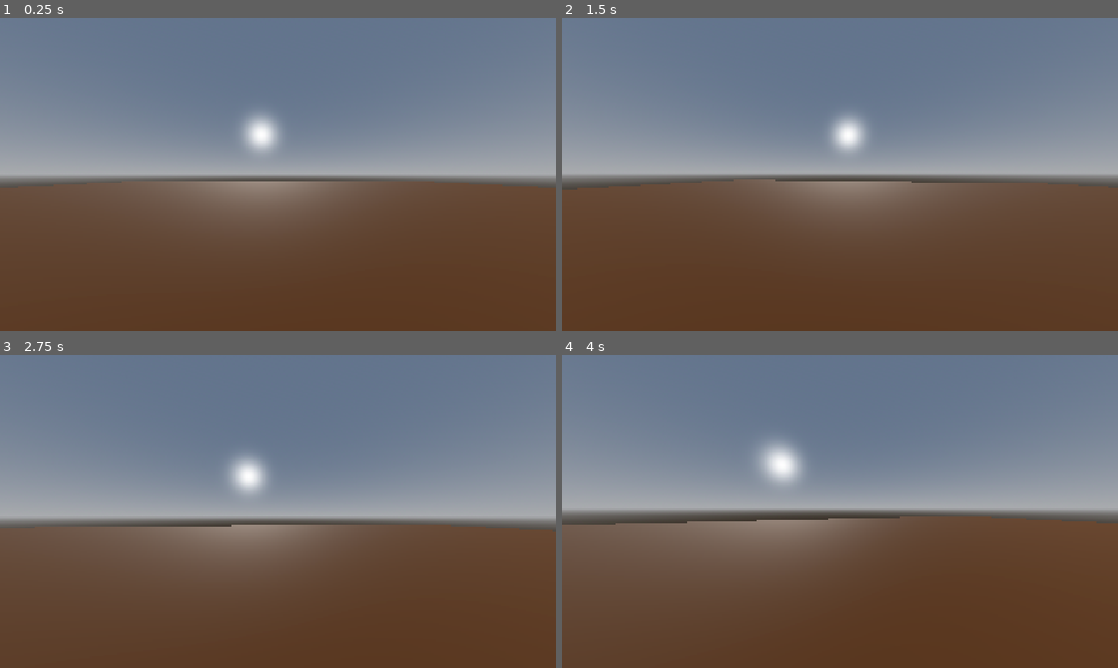
Above: before the commit, frames 1-4 (two rows, left to right).
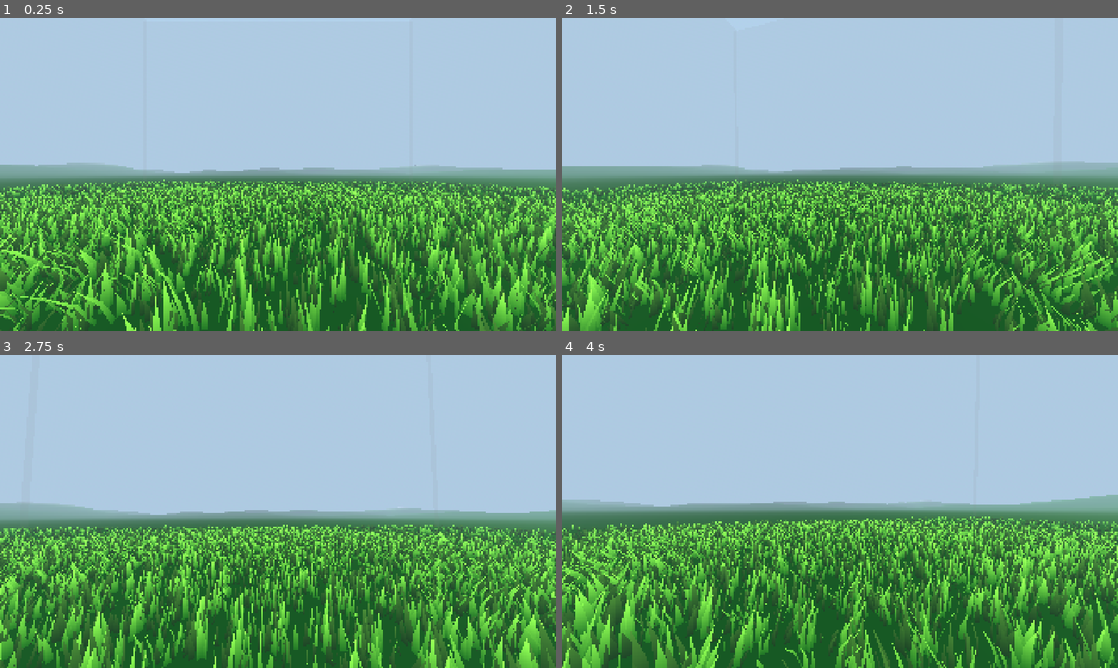
Above: after the commit, the same moments.

Repository: Error403Allowed/Rebound
Game: Godot game, scene res://Scenes/main.tscn
Same seed, same stepped clock (60 frames per second), same inputs: the game is played once before the commit and once after it.
Inputs (mouse positions are in pixels of both pictures, inside the frame that each line leads up to):
- Up to frame 1 (0.25 s): no input
- Up to frame 2 (1.5 s): tap Enter at 0.5 s; move the mouse to (867, 174) at 0.52 s; hold Shift 0.53-1.28 s; hold W from 0.53 s (still down); click (867, 174) at 0.67 s; tap Space at 0.77 s; move the mouse to (812, 174) at 1.27 s; tap R at 1.35 s
- Up to frame 3 (2.75 s): keep holding W; tap Space at 1.52 s; move the mouse to (289, 505) at 2.02 s; tap 1 at 2.1 s
- Up to frame 4 (4 s): keep holding W; move the mouse to (834, 517) at 2.77 s; tap 2 at 2.85 s; click (834, 517) at 2.92 s; tap Space at 3.02, 3.77 s; move the mouse to (878, 514) at 3.52 s; tap 3 at 3.6 s

The runs differ from the first frame. In frame 1, 99% of the frame differs, in the area x 0-100%, y 0-100%; in frame 2, 99%; in frame 3, 99%; in frame 4, 99%.

Commit message:
v1.0 setup of world+scenery+grass

Diff:
--- /dev/null
+++ b/Scenes/grass.gd
@@ -0,0 +1,118 @@
+extends Node3D
+
+@export var grass_material: ShaderMaterial
+@export var area_size := 70.0
+@export var chunk_size := 10.0
+@export var world_size := 65.0       # must match the World script
+@export var edge_margin := 0.3
+
+@export_group("Near layer (detailed)")
+@export var near_spacing := 0.35
+@export var near_fade_start := 14.0
+@export var near_fade_end := 22.0
+@export var near_blades := 7
+
+@export_group("Far layer (cheap)")
+@export var far_spacing := 0.9
+@export var far_grow_start := 14.0   # same band as the near fade, so they swap in place
+@export var far_grow_end := 22.0
+@export var far_fade_start := 40.0
+@export var far_fade_end := 50.0
+@export var far_blades := 4
+
+
+func _ready() -> void:
+	var near_mesh := make_tuft(near_blades, 0.25, 0.3, 0.6, 0.03, 0.05, true)
+	var far_mesh := make_tuft(far_blades, 0.5, 0.3, 0.6, 0.05, 0.08, false)
+
+	# each layer gets its own copy of the material with its own fade distances
+	var near_mat := grass_material.duplicate() as ShaderMaterial
+	near_mat.set_shader_parameter("grow_start", -10.0)
+	near_mat.set_shader_parameter("grow_end", -5.0)
+	near_mat.set_shader_parameter("fade_start", near_fade_start)
+	near_mat.set_shader_parameter("fade_end", near_fade_end)
+
+	var far_mat := grass_material.duplicate() as ShaderMaterial
+	far_mat.set_shader_parameter("grow_start", far_grow_start)
+	far_mat.set_shader_parameter("grow_end", far_grow_end)
+	far_mat.set_shader_parameter("fade_start", far_fade_start)
+	far_mat.set_shader_parameter("fade_end", far_fade_end)
+
+	near_mesh.surface_set_material(0, near_mat)
+	far_mesh.surface_set_material(0, far_mat)
+
+	build_layer(near_mesh, near_spacing, near_fade_end)
+	build_layer(far_mesh, far_spacing, far_fade_end)
+
+
+func build_layer(mesh: Mesh, spacing: float, cull_after: float) -> void:
+	var chunks := int(area_size / chunk_size)
+	var half := area_size / 2.0
+	var per_side := int(chunk_size / spacing)
+	var limit := world_size / 2.0 - edge_margin
+
+	for cx in chunks:
+		for cz in chunks:
+			var origin := Vector3(-half + cx * chunk_size, 0.0, -half + cz * chunk_size)
+			var centre := origin + Vector3(chunk_size / 2.0, 0.0, chunk_size / 2.0)
+			var transforms: Array[Transform3D] = []
+
+			for gx in per_side:
+				for gz in per_side:
+					var pos := origin + Vector3((gx + randf()) * spacing, 0.0, (gz + randf()) * spacing)
+					if absf(pos.x) > limit or absf(pos.z) > limit:
+						continue
+					pos.y = get_ground_height(pos.x, pos.z)
+					var s := randf_range(0.8, 1.2)
+					var b := Basis(Vector3.UP, randf() * TAU).scaled(Vector3(s, s, s))
+					# stored relative to the chunk centre, so the chunk's own position is real
+					transforms.append(Transform3D(b, pos - centre))
+
+			if transforms.is_empty():
+				continue
+
+			var mm := MultiMesh.new()
+			mm.transform_format = MultiMesh.TRANSFORM_3D
+			mm.mesh = mesh
+			mm.instance_count = transforms.size()
+			for i in transforms.size():
+				mm.set_instance_transform(i, transforms[i])
+
+			var inst := MultiMeshInstance3D.new()
+			inst.multimesh = mm
+			inst.position = centre
+			inst.cast_shadow = GeometryInstance3D.SHADOW_CASTING_SETTING_OFF
+			# safety cull only: the shader has already shrunk blades to nothing by then
+			inst.visibility_range_end = cull_after + chunk_size
+			add_child(inst)
+
+
+func get_ground_height(_x: float, _z: float) -> float:
+	return 0.0
+
+
+func make_tuft(blades: int, spread: float, hmin: float, hmax: float,
+		wmin: float, wmax: float, two_segments: bool) -> ArrayMesh:
+	var st := SurfaceTool.new()
+	st.begin(Mesh.PRIMITIVE_TRIANGLES)
+	for n in blades:
+		var a := randf() * TAU
+		var base := Vector3(cos(a), 0.0, sin(a)) * spread * sqrt(randf())
+		var h := randf_range(hmin, hmax)
+		var w := randf_range(wmin, wmax)
+		var rot := Basis(Vector3.UP, randf() * TAU) * Basis(Vector3.RIGHT, randf_range(0.0, 0.35))
+
+		var verts: Array[Vector3]
+		if two_segments:
+			var p: Array[Vector3] = [
+				Vector3(-w, 0, 0), Vector3(w, 0, 0),
+				Vector3(-w * 0.7, h * 0.5, 0), Vector3(w * 0.7, h * 0.5, 0),
+				Vector3(0, h, 0)]
+			for idx in [0, 1, 2, 1, 3, 2, 2, 3, 4]:
+				verts.append(p[idx])
+		else:
+			verts = [Vector3(-w, 0, 0), Vector3(w, 0, 0), Vector3(0, h, 0)]
+
+		for v in verts:
+			st.add_vertex(rot * v + base)
+	return st.commit()
--- a/Scenes/main.tscn
+++ b/Scenes/main.tscn
@@ -1,7 +1,11 @@
 [gd_scene format=3 uid="uid://brkywcw4q7i8e"]
 
+[ext_resource type="Script" uid="uid://ddptp7gx1mlp7" path="res://Scenes/scenery.gd" id="1_21xkr"]
 [ext_resource type="PackedScene" uid="uid://w0aspmdv1nou" path="res://Scenes/player.tscn" id="1_jjgbg"]
-[ext_resource type="Script" uid="uid://dopr0l2bbw7nv" path="res://Scenes/player.gd" id="2_bo1nx"]
+[ext_resource type="Script" uid="uid://dopr0l2bbw7nv" path="res://Scripts/player.gd" id="2_bo1nx"]
+[ext_resource type="Script" uid="uid://d4esdhxjbwtti" path="res://Scenes/grass.gd" id="2_jjvhh"]
+[ext_resource type="Material" uid="uid://bubb7b6kixth4" path="res://Textures/grass_material.tres" id="2_kry3j"]
+[ext_resource type="Script" uid="uid://dspsd6om7ybfx" path="res://Scenes/world.gd" id="5_kry3j"]
 
 [sub_resource type="ProceduralSkyMaterial" id="ProceduralSkyMaterial_jjgbg"]
 sky_horizon_color = Color(0.66224277, 0.6717428, 0.6867428, 1)
@@ -15,16 +19,18 @@
 sky = SubResource("Sky_bo1nx")
 glow_enabled = true
 
-[sub_resource type="StandardMaterial3D" id="StandardMaterial3D_kry3j"]
-albedo_color = Color(0.35686275, 0.19215687, 0, 1)
+[node name="Main" type="Node3D" unique_id=474837367]
 
-[sub_resource type="PlaneMesh" id="PlaneMesh_xgh8v"]
-material = SubResource("StandardMaterial3D_kry3j")
-size = Vector2(75, 75)
+[node name="Scenery" type="Node3D" parent="." unique_id=1052628269]
+transform = Transform3D(1, 0, 0, 0, 1, 0, 0, 0, 1, 0, 1.5112839, 0)
+script = ExtResource("1_21xkr")
 
-[sub_resource type="WorldBoundaryShape3D" id="WorldBoundaryShape3D_p1qig"]
+[node name="World" type="Node3D" parent="." unique_id=1170515838]
+script = ExtResource("5_kry3j")
 
-[node name="Main" type="Node3D" unique_id=474837367]
+[node name="Grass" type="Node3D" parent="." unique_id=112516691]
+script = ExtResource("2_jjvhh")
+grass_material = ExtResource("2_kry3j")
 
 [node name="WorldEnvironment" type="WorldEnvironment" parent="." unique_id=532265938]
 environment = SubResource("Environment_8gbba")
@@ -33,14 +39,6 @@
 transform = Transform3D(-0.8778102, -0.463643, -0.12035135, -0.47780037, 0.829674, 0.28870025, -0.03400147, 0.31092793, -0.94982517, 0, 12.717308, -7.6219816)
 shadow_enabled = true
 
-[node name="WorldFloor" type="StaticBody3D" parent="." unique_id=200740441]
-
-[node name="Plane" type="MeshInstance3D" parent="WorldFloor" unique_id=998161314]
-mesh = SubResource("PlaneMesh_xgh8v")
-
-[node name="CollisionShape3D" type="CollisionShape3D" parent="WorldFloor" unique_id=1907024257]
-shape = SubResource("WorldBoundaryShape3D_p1qig")
-
 [node name="Player" parent="." unique_id=2081837301 instance=ExtResource("1_jjgbg")]
 transform = Transform3D(1, 0, 0, 0, 1, 0, 0, 0, 1, 0, 1.5112839, 0)
 script = ExtResource("2_bo1nx")
--- /dev/null
+++ b/Scenes/scenery.gd
@@ -0,0 +1,135 @@
+extends Node3D
+
+@export var ground_y := 0.0             # world height of the TOP of your floor
+@export var floor_size := 70.0          # must match floor_size in the World script
+@export var outer_size := 900.0
+@export var rings := 22
+@export var points_per_side := 48
+@export var flat_distance := 160.0      # flat meadow out to here, then hills rise
+@export var hill_height := 40.0
+@export var create_environment := true  # turn off if you already have a WorldEnvironment + light
+
+var noise := FastNoiseLite.new()
+var grass_green := Color(0.07, 0.22, 0.04)   # must equal floor_color in the World script
+var rock_gray := Color(0.42, 0.42, 0.45)
+
+
+func _ready() -> void:
+	noise.seed = randi()
+	noise.frequency = 0.004
+	noise.fractal_octaves = 2
+	build_terrain()
+	if create_environment:
+		build_environment()
+
+
+func terrain_height(x: float, z: float) -> float:
+	var d := maxf(absf(x), absf(z))
+	var rise := smoothstep(flat_distance, flat_distance + 350.0, d)
+	var n := noise.get_noise_2d(x, z) * 0.5 + 0.5
+	return n * hill_height * rise
+
+
+func ring_points(e: float) -> PackedVector3Array:
+	var pts := PackedVector3Array()
+	var total := points_per_side * 4
+	for i in total:
+		var side := floori(float(i) / points_per_side)
+		var t := float(i % points_per_side) / points_per_side
+		var x := 0.0
+		var z := 0.0
+		match side:
+			0:
+				x = -e + 2.0 * e * t
+				z = -e
+			1:
+				x = e
+				z = -e + 2.0 * e * t
+			2:
+				x = e - 2.0 * e * t
+				z = e
+			_:
+				x = -e
+				z = e - 2.0 * e * t
+		pts.append(Vector3(x, terrain_height(x, z), z))
+	return pts
+
+
+func add_vert(st: SurfaceTool, v: Vector3) -> void:
+	var t := smoothstep(0.45, 0.85, v.y / hill_height)
+	st.set_color(grass_green.lerp(rock_gray, t))
+	st.add_vertex(v)
+
+
+func build_terrain() -> void:
+	var inner := floor_size / 2.0
+	var outer := outer_size / 2.0
+
+	var all_rings: Array[PackedVector3Array] = []
+	for k in rings + 1:
+		var e := lerpf(inner, outer, pow(float(k) / rings, 1.7))
+		all_rings.append(ring_points(e))
+
+	var total := points_per_side * 4
+	var st := SurfaceTool.new()
+	st.begin(Mesh.PRIMITIVE_TRIANGLES)
+
+	for k in rings:
+		for i in total:
+			var j := (i + 1) % total
+			var a := all_rings[k][i]
+			var b := all_rings[k][j]
+			var c := all_rings[k + 1][i]
+			var d := all_rings[k + 1][j]
+			for v in [a, c, d, a, d, b]:
+				add_vert(st, v)
+
+	st.generate_normals()
+	var mesh := st.commit()
+
+	var mat := StandardMaterial3D.new()
+	mat.vertex_color_use_as_albedo = true
+	mat.vertex_color_is_srgb = true
+	mat.roughness = 1.0
+	mat.specular_mode = BaseMaterial3D.SPECULAR_DISABLED
+	mat.cull_mode = BaseMaterial3D.CULL_DISABLED
+	mesh.surface_set_material(0, mat)
+
+	var inst := MeshInstance3D.new()
+	inst.mesh = mesh
+	inst.cast_shadow = GeometryInstance3D.SHADOW_CASTING_SETTING_OFF
+	add_child(inst)
+	# ignore parent transforms and pin to world space, just under the floor top
+	inst.top_level = true
+	inst.global_position = Vector3(0.0, ground_y - 0.05, 0.0)
+
+
+func build_environment() -> void:
+	var haze := Color(0.7, 0.82, 0.92)
+
+	var sky_mat := ProceduralSkyMaterial.new()
+	sky_mat.sky_top_color = Color(0.25, 0.5, 0.85)
+	sky_mat.sky_horizon_color = haze
+	sky_mat.ground_horizon_color = haze
+	sky_mat.ground_bottom_color = haze
+
+	var sky := Sky.new()
+	sky.sky_material = sky_mat
+	sky.radiance_size = Sky.RADIANCE_SIZE_32
+
+	var env := Environment.new()
+	env.background_mode = Environment.BG_SKY
+	env.sky = sky
+	env.ambient_light_source = Environment.AMBIENT_SOURCE_SKY
+	env.fog_enabled = true
+	env.fog_light_color = haze
+	env.fog_density = 0.002
+
+	var we := WorldEnvironment.new()
+	we.environment = env
+	add_child(we)
+
+	var sun := DirectionalLight3D.new()
+	sun.rotation_degrees = Vector3(-50, -30, 0)
+	sun.shadow_enabled = false
+	add_child(sun)
--- /dev/null
+++ b/Scenes/world.gd
@@ -0,0 +1,65 @@
+extends Node3D
+
+@export var world_size := 65.0        # playable area (metres)
+@export var floor_size := 70.0        # matches the grass area_size
+@export var wall_height := 40.0
+@export var wall_thickness := 1.0
+@export var wall_color := Color(0.5, 0.5, 0.5, 0.05)   # gray, alpha 0.05 = 5% visible
+@export var floor_color := Color(0.07, 0.22, 0.04)     # must equal grass_green in the Scenery script
+
+
+func _ready() -> void:
+	build_floor()
+	build_walls()
+
+
+func build_floor() -> void:
+	var mat := StandardMaterial3D.new()
+	mat.albedo_color = floor_color
+	mat.roughness = 1.0
+	mat.specular_mode = BaseMaterial3D.SPECULAR_DISABLED
+
+	# top surface sits exactly at y = 0, where the grass is planted
+	make_box("Floor", Vector3(floor_size, 1.0, floor_size), Vector3(0, -0.5, 0), mat)
+
+
+func build_walls() -> void:
+	var mat := StandardMaterial3D.new()
+	mat.albedo_color = wall_color
+	mat.transparency = BaseMaterial3D.TRANSPARENCY_ALPHA
+	mat.shading_mode = BaseMaterial3D.SHADING_MODE_UNSHADED
+	mat.cull_mode = BaseMaterial3D.CULL_DISABLED
+
+	var half := world_size / 2.0
+	var t := wall_thickness
+	var y := wall_height / 2.0
+	var long := world_size + t * 2.0
+
+	# inner faces land exactly on +-half, so the playable area is 65x65
+	make_box("WallNorth", Vector3(long, wall_height, t), Vector3(0, y, -half - t / 2.0), mat, false)
+	make_box("WallSouth", Vector3(long, wall_height, t), Vector3(0, y,  half + t / 2.0), mat, false)
+	make_box("WallWest",  Vector3(t, wall_height, world_size), Vector3(-half - t / 2.0, y, 0), mat, false)
+	make_box("WallEast",  Vector3(t, wall_height, world_size), Vector3( half + t / 2.0, y, 0), mat, false)
+
+
+func make_box(node_name: String, size: Vector3, pos: Vector3, mat: Material, shadows := true) -> void:
+	var body := StaticBody3D.new()
+	body.name = node_name
+	body.position = pos
+
+	var mesh_inst := MeshInstance3D.new()
+	var box := BoxMesh.new()
+	box.size = size
+	box.material = mat
+	mesh_inst.mesh = box
+	if not shadows:
+		mesh_inst.cast_shadow = GeometryInstance3D.SHADOW_CASTING_SETTING_OFF
+	body.add_child(mesh_inst)
+
+	var col := CollisionShape3D.new()
+	var shape := BoxShape3D.new()
+	shape.size = size
+	col.shape = shape
+	body.add_child(col)
+
+	add_child(body)
--- a/Textures/grass.gdshader
+++ b/Textures/grass.gdshader
@@ -8,20 +8,33 @@
 uniform float wind_speed = 1.5;
 uniform float wind_scale = 0.3;
 
+// each tuft picks a random distance inside these bands
+uniform float grow_start = -10.0;
+uniform float grow_end = -5.0;
+uniform float fade_start = 14.0;
+uniform float fade_end = 22.0;
+
 varying float v_height;
 
 void vertex() {
     v_height = clamp(VERTEX.y / blade_height, 0.0, 1.0);
 
-    // Each blade's world position (so neighbours sway out of sync)
     vec3 origin = MODEL_MATRIX[3].xyz;
     float wave = sin(TIME * wind_speed + (origin.x + origin.z) * wind_scale);
     wave += 0.5 * sin(TIME * wind_speed * 2.3 + origin.x * 0.7);
-
-    // Tip moves most, base stays planted
     VERTEX.x += wave * wind_strength * v_height * v_height;
 
-    // Make lighting match the ground, so the grass blends in
+    // random value per tuft, from its position
+    float r = fract(sin(dot(origin.xz, vec2(12.9898, 78.233))) * 43758.5453);
+
+    float d = distance(origin, CAMERA_POSITION_WORLD);
+    float grow_at = mix(grow_start, grow_end, r);
+    float fade_at = mix(fade_start, fade_end, r);
+
+    // short 1.5m shrink so each tuft pops smoothly, at a different distance from its neighbours
+    float s = smoothstep(grow_at, grow_at + 1.5, d) * (1.0 - smoothstep(fade_at - 1.5, fade_at, d));
+    VERTEX *= s;
+
     NORMAL = vec3(0.0, 1.0, 0.0);
 }
 
Not shown, added: Scenes/grass.gd.uid
Not shown, added: Scenes/scenery.gd.uid
Not shown, added: Scenes/world.gd.uid
